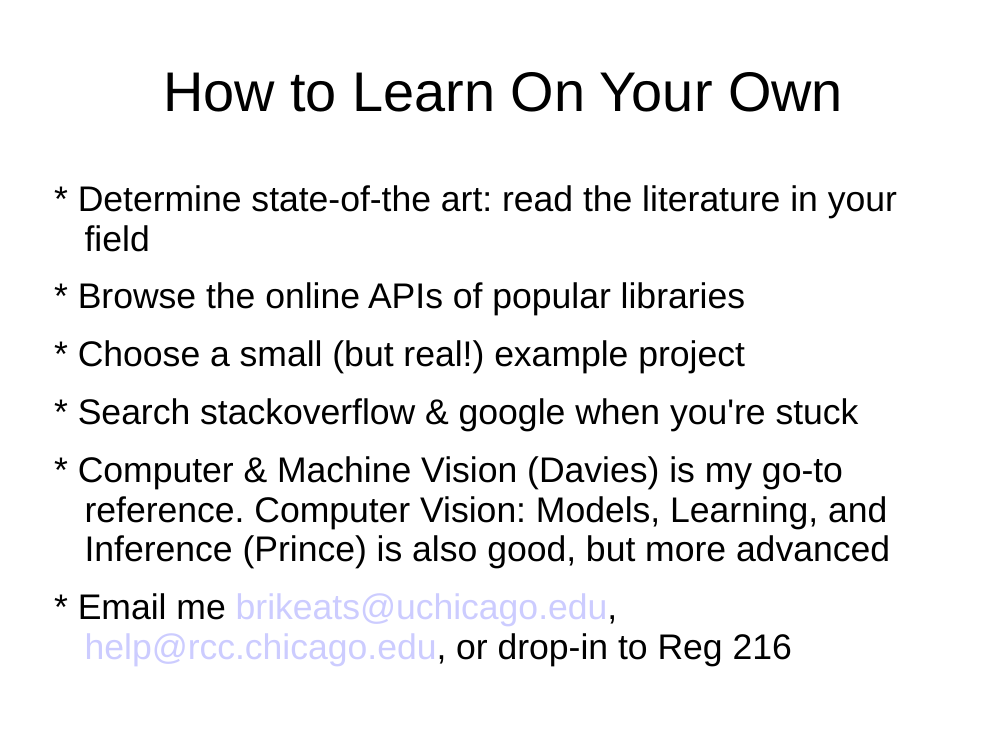
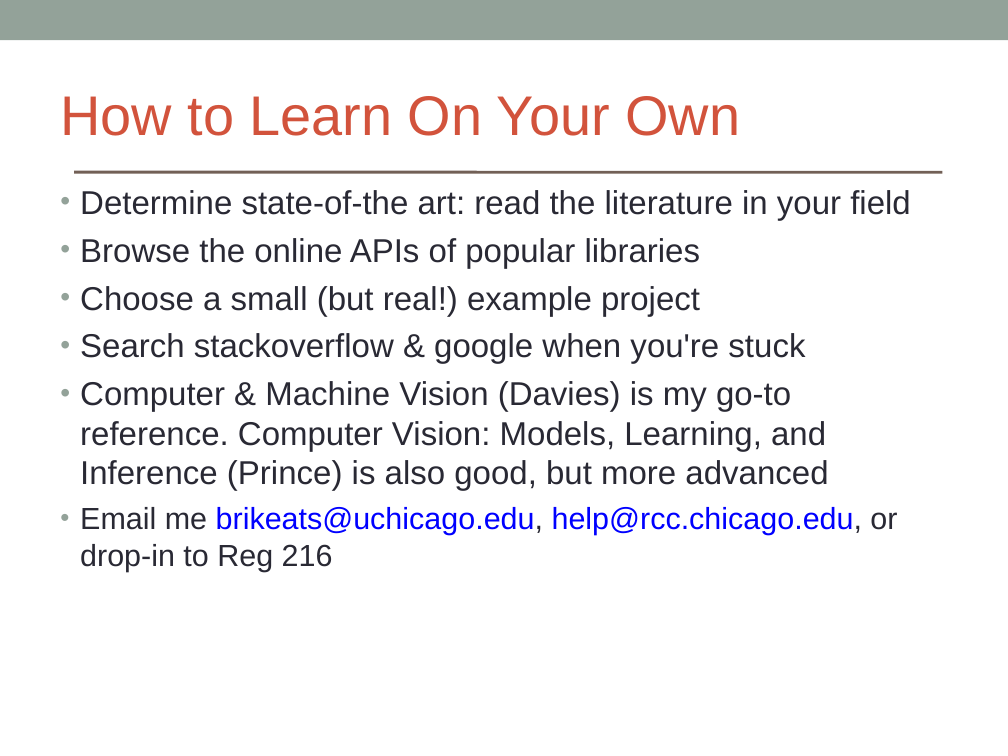
Before and after one commit to brikeats/Image-Analysis-in-Python, a slide deck: slide 17 of ImageAnalysisPython.ppt. Drawn at 1008x756 pixels with LibreOffice and Linux fonts; fonts in the diff are those of the drawing. Boxes give left, top, right and bottom in pixels: in the first picture for what was removed or moved away, otherwise in the second. Text is boxed around its words. In the diff, an @@ line names an element or a change of style, - is before the commit and + after.

```diff
--- a/ImageAnalysisPython.ppt
+++ b/ImageAnalysisPython.ppt
@@ rectangle added at [0, 0, 1008, 40], fill #93A299 @@
@@ text "How to Learn On Your ...": place and size @@
-text "How to Learn On Your ..." at [163, 72, 843, 112]
+text "How to Learn On Your ..." at [60, 96, 740, 136]
@@ text "How to Learn On Your ..." at [60, 96, 740, 136]: text colour #000000 to #D2533C; alignment centre to left; line spacing 0.93 to 1 @@
@@ line added from (76, 172) to (941, 172), #726056 2.24 pt @@
@@ text at [80, 190, 911, 572]: text changed; size 28 to 26 pt; text colour #000000 to #292934 @@
-* Determine state-of-the art: read the literature in your field
-* Browse the online APIs of popular libraries
-* Choose a small (but real!) example project
-* Search stackoverflow & google when you're stuck
-* Computer & Machine Vision (Davies) is my go-to reference. Computer Vision: Models, Learning, and Inference (Prince) is also good, but more advanced
-* Email me brikeats@uchicago.edu, help@rcc.chicago.edu, or drop-in to Reg 216
+• Determine state-of-the art: read the literature in your field
+• Browse the online APIs of popular libraries
+• Choose a small (but real!) example project
+• Search stackoverflow & google when you're stuck
+• Computer & Machine Vision (Davies) is my go-to reference. Computer Vision: Models, Learning, and Inference (Prince) is also good, but more advanced
+• Email me brikeats@uchicago.edu, help@rcc.chicago.edu, or drop-in to Reg 216
```
Also in this commit, not shown: 17 other slides changed, 1 other file.
